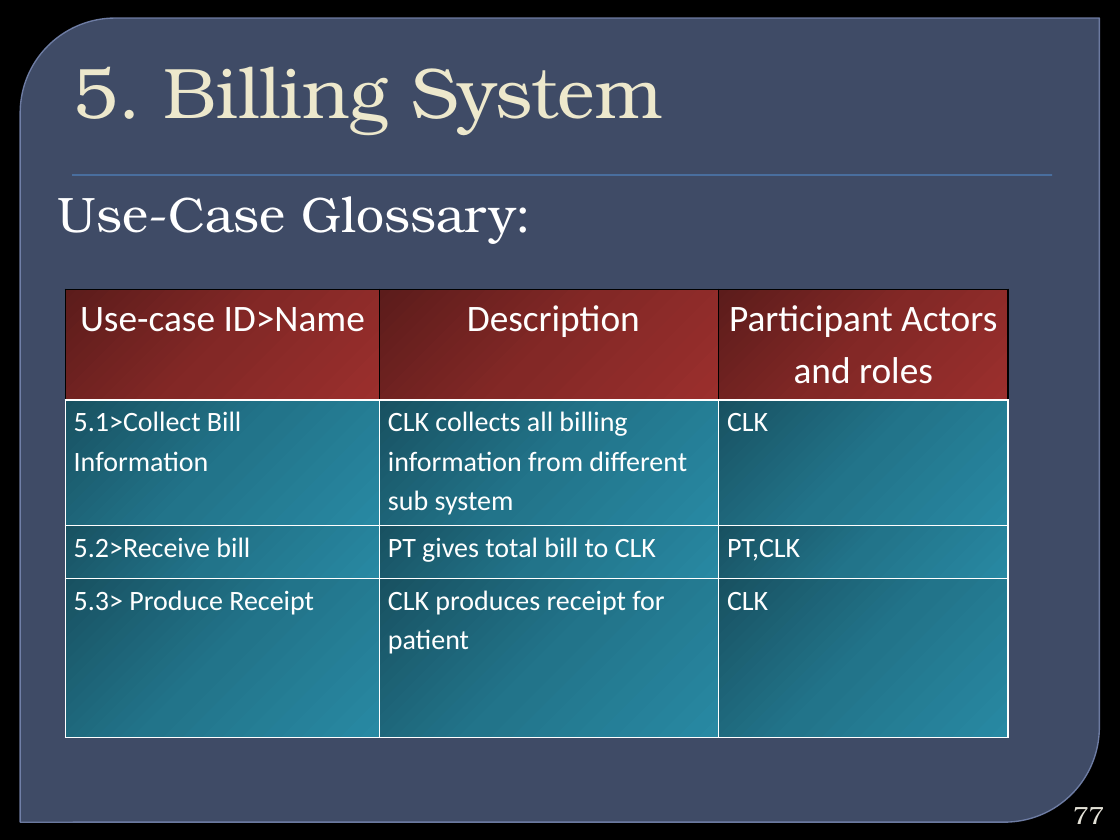
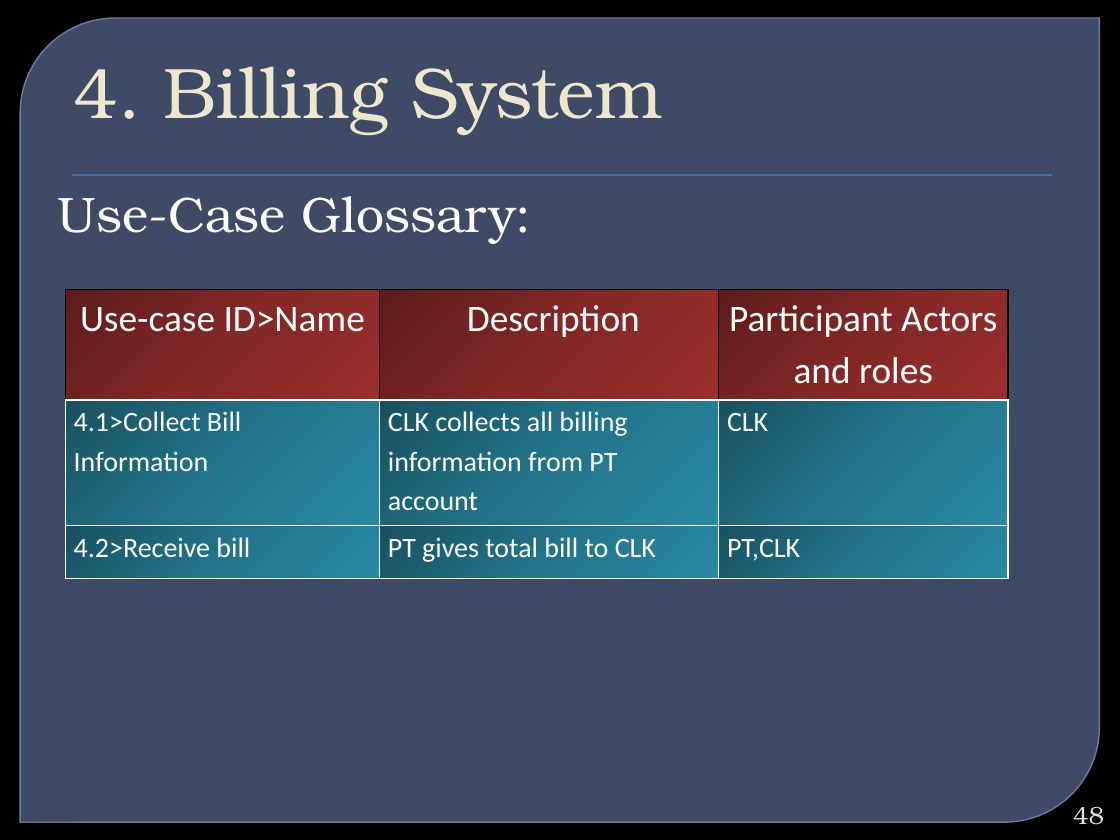
Before and after one commit to bimurtobadhan/CSE308HospitalManagementSystem1005016, a slide deck: slide 48 of Week 2/Hospital Management System.pptx (slide 77 before the commit). Drawn at 1120x840 pixels with LibreOffice and Linux fonts; fonts in the diff are those of the drawing; background and template pictures are left out. Boxes give left, top, right and bottom in pixels: in the first picture for what was removed or moved away, otherwise in the second. Text is boxed around its words. In the diff, an @@ line names an element or a change of style, - is before the commit and + after.

```diff
--- a/Week 2/Hospital Management System.pptx
+++ b/Week 2/Hospital Management System.pptx
@@ title at (x1=74, y1=66, x2=662, y2=135): text changed @@
-5. Billing System
+4. Billing System
@@ table at (x1=65, y1=289, x2=1008, y2=578) @@
-row 2: 5.1>Collect Bill Information | CLK collects all billing information from different sub system | CLK
-row 3: 5.2>Receive bill | PT gives total bill to CLK | PT,CLK
-row 4: 5.3> Produce Receipt | CLK produces receipt for patient | CLK
+row 2: 4.1>Collect Bill Information | CLK collects all billing information from PT account | CLK
+row 3: 4.2>Receive bill | PT gives total bill to CLK | PT,CLK
@@ page number at (x1=1073, y1=806, x2=1104, y2=825): text changed @@
-77
+48
```
Also in this commit, not shown: 25 other slides changed, 32 slides removed, 4 other files.
